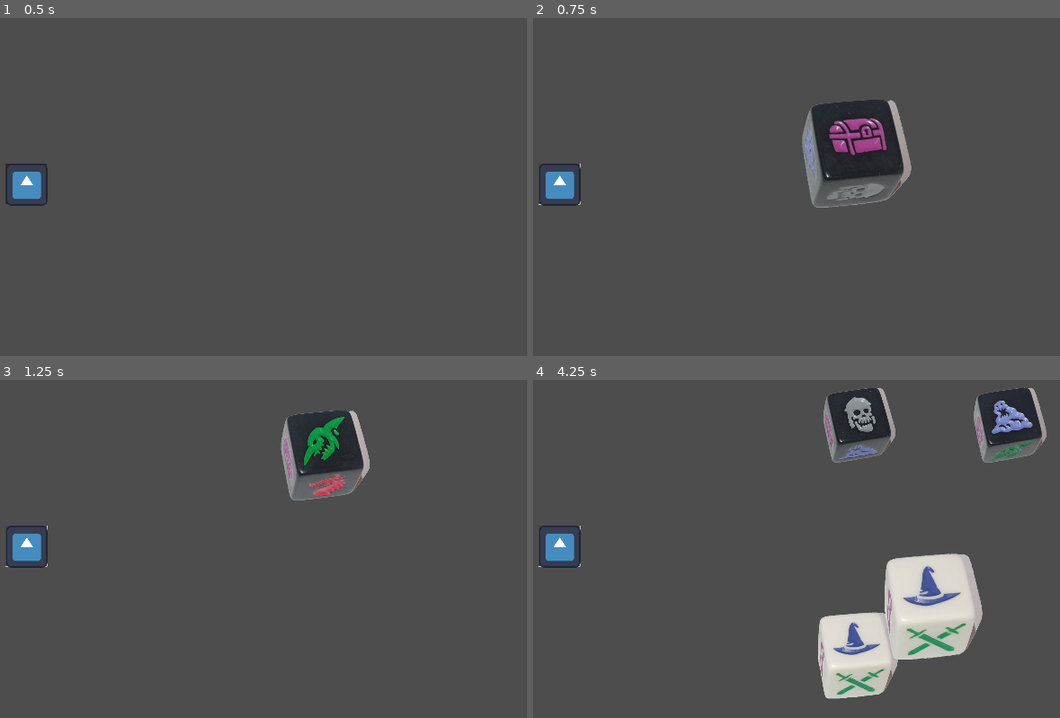
Above: before the commit, frames 1-4 (two rows, left to right).
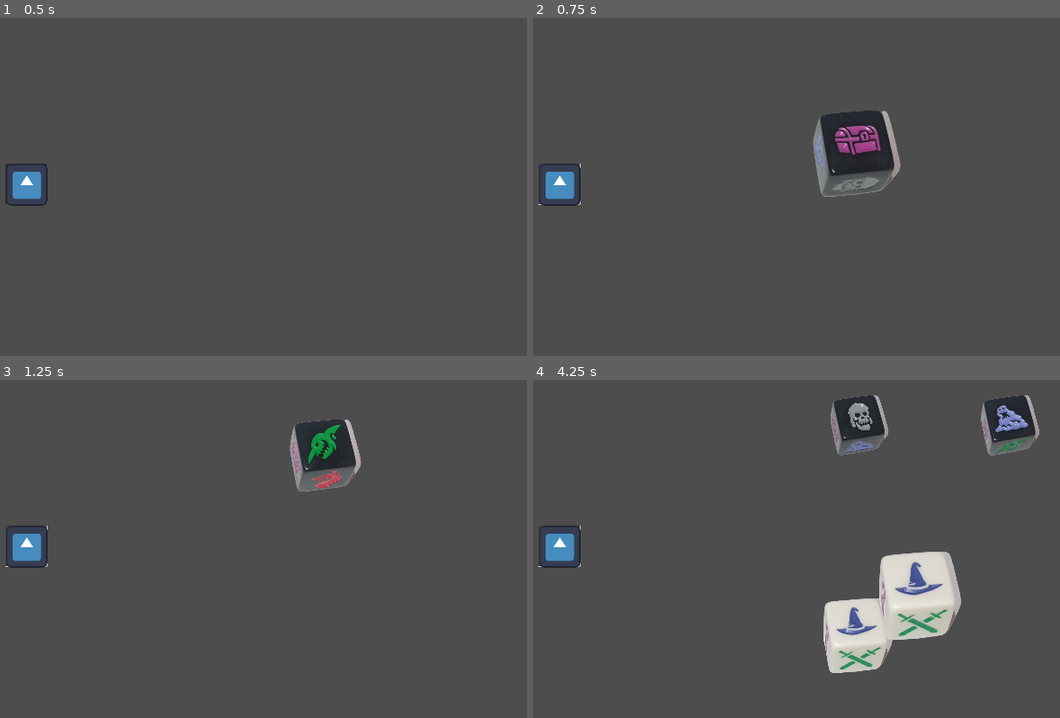
Above: after the commit, the same moments.

Repository: GladiolusBlue/Treasure_Chest
Game: Godot game, scene res://Scenes/main.tscn
Same seed, same stepped clock (60 frames per second), same inputs: the game is played once before the commit and once after it. The engine's default icon, where the game draws it, is replaced by a stand-in: a white triangle on a blue panel in a dark square.
Inputs (mouse positions are in pixels of both pictures, inside the frame that each line leads up to):
- Up to frame 1 (0.5 s): no input
- Up to frame 2 (0.75 s): click (559, 183) at 0.5 s
- Up to frame 3 (1.25 s): no input
- Up to frame 4 (4.25 s): click (559, 545) at 1.25 s; click (559, 545) at 2 s

Frame 1 is identical in both runs. In frame 2, 3.2% of the frame differs, in the area x 51-72%, y 24-57%; in frame 3, 2.3%; in frame 4, 9.4%, in the area x 54-98%, y 2-95%.

Commit message:
поправил скрипт перемещения

Diff:
--- a/Scenes/dice_enemi.tscn
+++ b/Scenes/dice_enemi.tscn
@@ -8,7 +8,7 @@
 \"можно задавать первоначальный масштаб, менять масштаб, менять количество
  оборотов куба, задавать время показа картинки при вращении кубика\"
 
-@export var Scale = Vector2.ONE #экспорт переменной масштаба
+var Scale = Vector2.ONE #экспорт переменной масштаба
 @export var speed = 400
 var Velocity = Vector2.ZERO
 var image1: CompressedTexture2D
@@ -43,8 +43,8 @@
 	image5 = load(\"res://Dice_sprites/Enemy/Skeleton.png\")
 	image6 = load(\"res://Dice_sprites/Enemy/Slime.png\")
 	# первоначальная установка масштаба
-	Scale.x = 1
-	Scale.y = 1
+	Scale.x = 0.8
+	Scale.y = 0.8
 	apply_scale(Scale)
 
 
@@ -151,7 +151,6 @@
 unique_name_in_owner = true
 texture = SubResource("CompressedTexture2D_yuuf3")
 script = SubResource("GDScript_f60cv")
-Scale = Vector2(0.7, 0.7)
 
 [node name="Timer_busting" type="Timer" parent="Dice_main"]
 process_mode = 1
--- a/Scenes/dice_player.tscn
+++ b/Scenes/dice_player.tscn
@@ -6,9 +6,9 @@
 \"можно задавать первоначальный масштаб, менять масштаб, менять количество
  оборотов куба, задавать время показа картинки при вращении кубика\"
 
-@export var Scale = Vector2.ONE #экспорт переменной масштаба
+var Scale = Vector2.ONE #экспорт переменной масштаба
 @export var speed = 400
-var Velocity = Vector2.ZERO
+var Velocity = Vector2.ZERO #переменная перемещения
 var image1: CompressedTexture2D
 var image2: CompressedTexture2D
 var image3: CompressedTexture2D
@@ -23,11 +23,11 @@
 var gotov = 0
 signal cubu_gotov
 var scale_vozvrat = 1
-var num_revolut = 10 #количество переворотов граней куба
+var num_revolut = 12 #количество переворотов граней куба
 var time_flip = 0.13#  время переворота грани в секундах
 var name_face = \"player\"
 var scale_minus = 1-(0.5/num_revolut) #значение на сколько уменьшать масштаб
-var x = 0
+var x = 0 # приём значения о конечном местоположении
 var y = 0
 
 
@@ -41,8 +41,8 @@
 	image5 = load(\"res://Dice_sprites/Player/Thief.png\")
 	image6 = load(\"res://Dice_sprites/Player/Warrior.png\")
 	# первоначальная установка масштаба
-	Scale.x = 1
-	Scale.y = 1
+	Scale.x = 0.8
+	Scale.y = 0.8
 	apply_scale(Scale)
 
 
@@ -53,9 +53,9 @@
 
 
 func fall_dice(a,b): #падение кубика
-	Velocity = Vector2.ZERO
-	set_position(Velocity)
-	x = a
+	Velocity = Vector2.ZERO #задание стартового местоположения вцентре
+	set_position(Velocity) # запись местоположения
+	x = a # приём значения о конечном местоположении
 	y = b
 	scale_vozvrat = 1/scale_vozvrat
 	Scale.x = scale_vozvrat # Возврат первоначального размера масштаба
@@ -118,7 +118,7 @@
 	if counter < num_revolut:
 		counter += 1
 		count += 1
-		Velocity.x += x/num_revolut
+		Velocity.x += x/num_revolut #изменение координат для местоположения
 		Velocity.y += y/num_revolut
 		set_position(Velocity)
 		#уменьшение масштаба картинки
